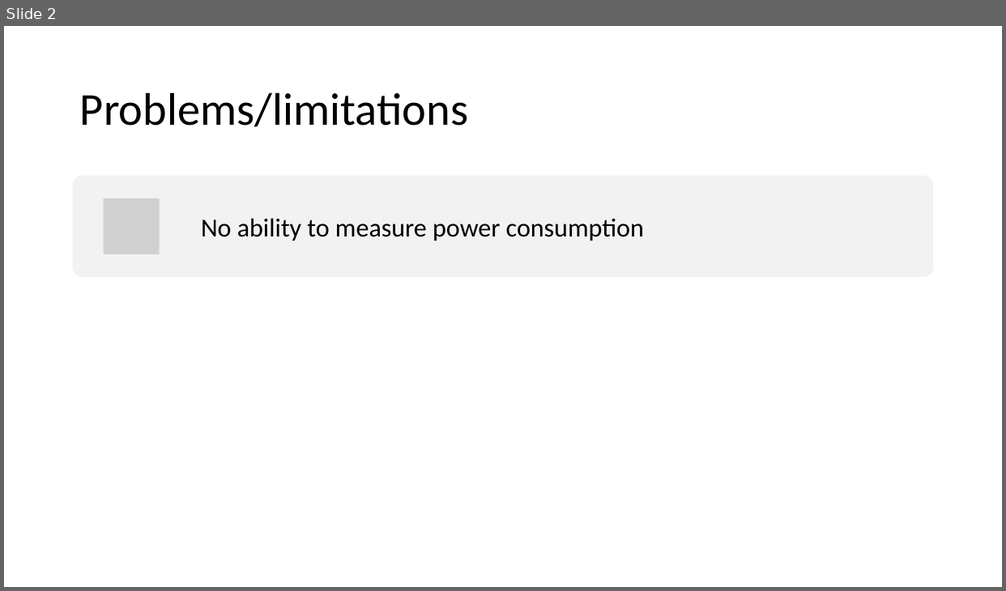
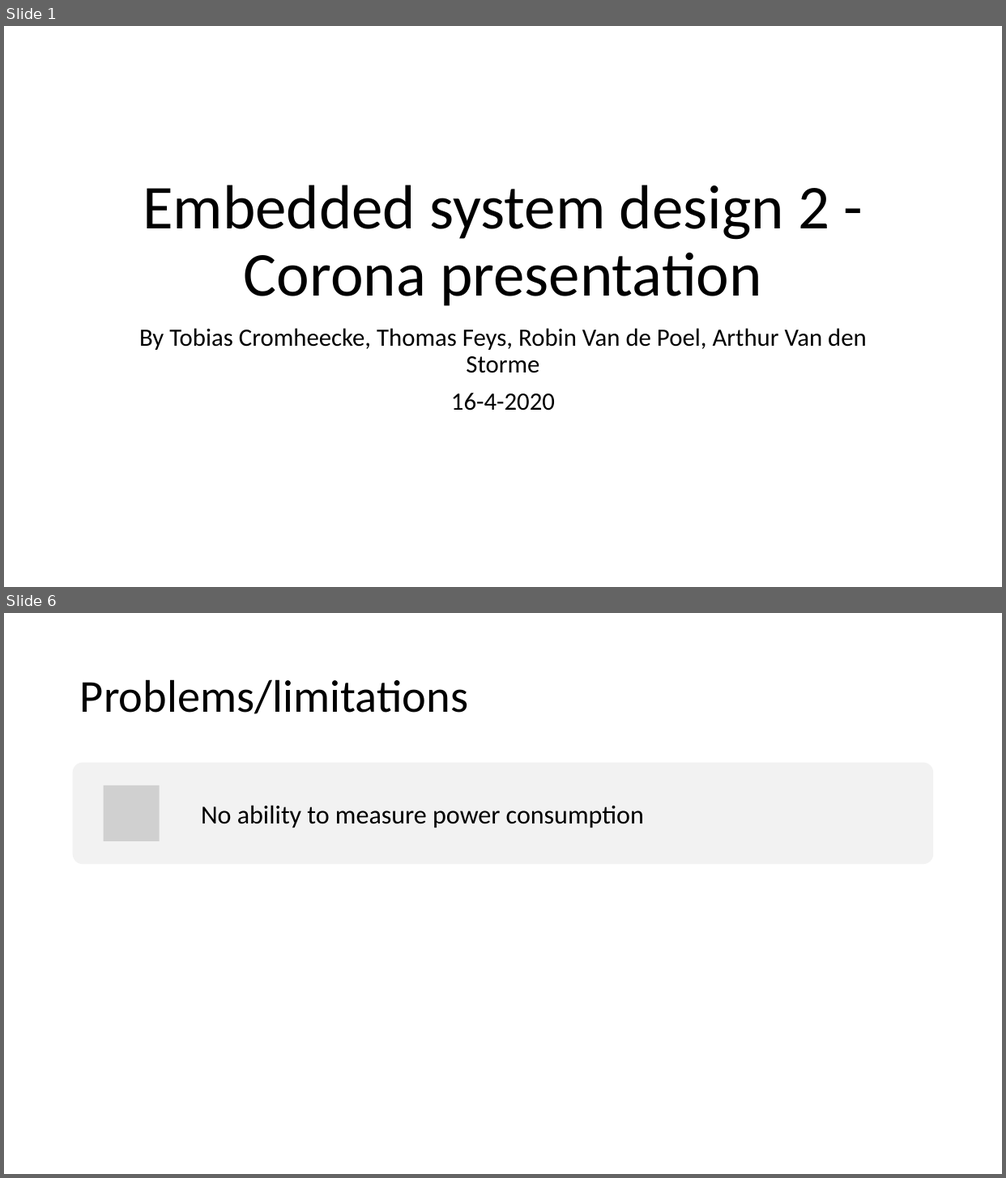
Before and after one commit to thomasf10/cosy_cafeteria, a slide deck: presentatie/tussentijdsepresentatie.pptx. Shown one above the other, each under a label of ours: slide 2 before the commit, slides 1 and 6 after it; the slides between them are not shown. The pictures are 1006x591 and 1006x1178 pixels, drawn with LibreOffice and Linux fonts; fonts in the diff are those of the drawing; grey boxes stand for pictures. Boxes give left, top, right and bottom in pixels: in the first picture for what was removed or moved away, otherwise in the second. Text is boxed around its words. In the diff, an @@ line names an element or a change of style, - is before the commit and + after.

```diff
--- a/presentatie/tussentijdsepresentatie.pptx
+++ b/presentatie/tussentijdsepresentatie.pptx
@@ slide 1 added at <box>4,26,1002,587</box>, background #FFFFFF @@
@@ title added at <box>143,185,829,306</box>, 60 pt, text #000000 @@
+Embedded system design 2 - Corona presentation
@@ subtitle added at <box>139,328,867,411</box>, 24 pt, text #000000 @@
+By Tobias Cromheecke, Thomas Feys, Robin Van de Poel, Arthur Van den Storme
+16-4-2020
@@ what was slide 2 is now slide 6 @@
```
Also in this commit, not shown: 2 slides changed, 3 other slides added, 5 other files.
